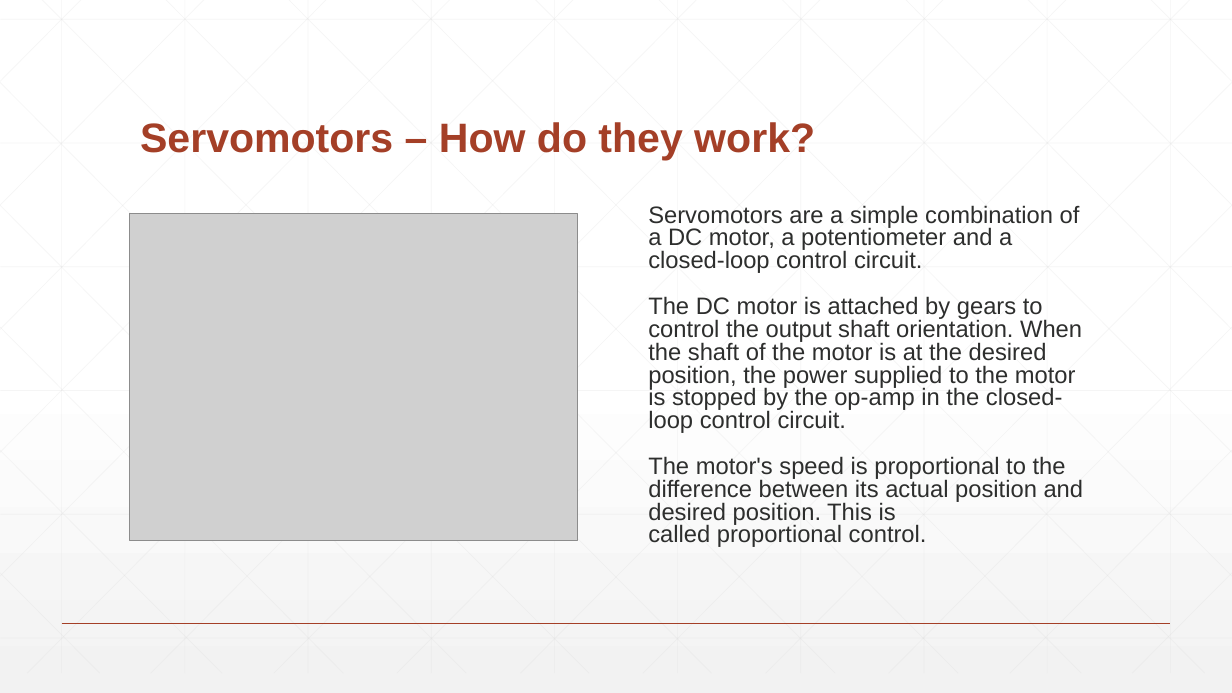
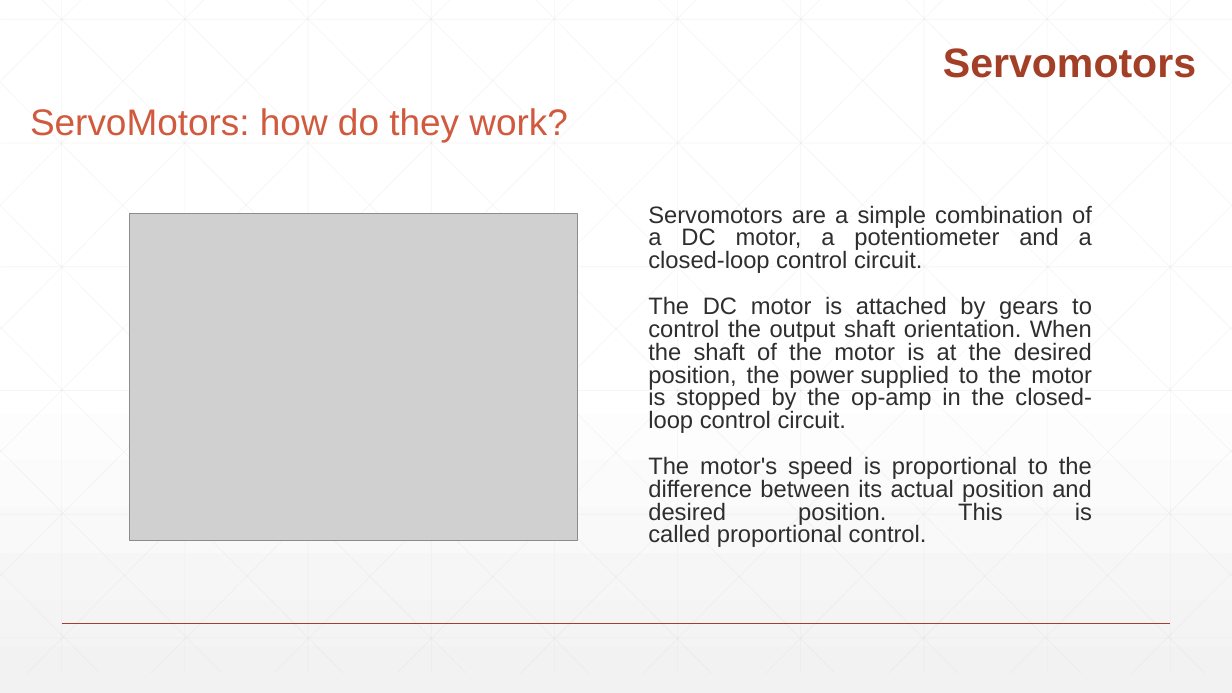
Before and after one commit to filippocastelli/uolli, a slide deck: slide 15 of Hardware_description.pptx. Drawn at 1232x693 pixels with LibreOffice and Linux fonts; fonts in the diff are those of the drawing; grey boxes stand for pictures. Boxes give left, top, right and bottom in pixels: in the first picture for what was removed or moved away, otherwise in the second. Text is boxed around its words. In the diff, an @@ line names an element or a change of style, - is before the commit and + after.

```diff
--- a/Hardware_description.pptx
+++ b/Hardware_description.pptx
@@ text added at (943,48,1196,78), 32 pt, text #A43F27, bold @@
+Servomotors
@@ text at (30,108,568,143): text changed; size 32 to 28.8 pt; text colour #A43F27 to #D15A3E; bold off @@
-Servomotors – How do they work?
+ServoMotors: how do they work?
@@ text "Servomotors are a simple combination ..." at (648,205,1092,547): alignment left to justified @@
```
Also in this commit, not shown: 14 other slides changed.
